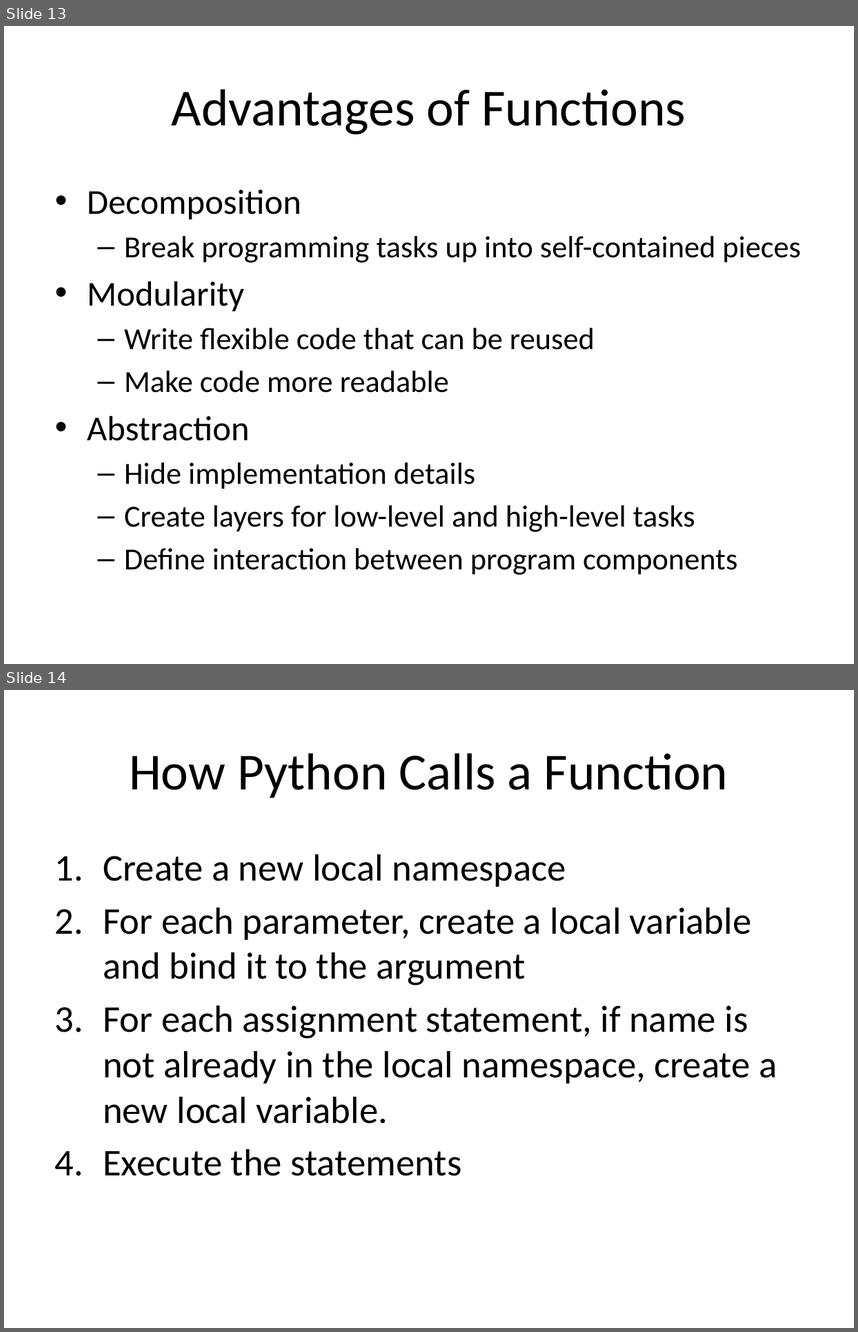
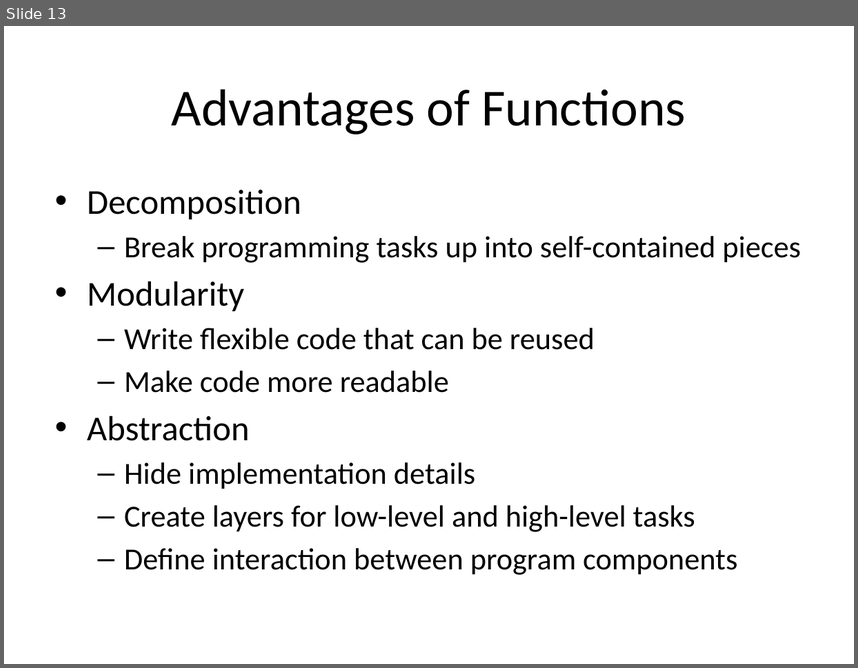
Before and after one commit to zengm71/Course-Overview, a slide deck: lesson_4/Functions.pptx. Shown one above the other, each under a label of ours: slides 13 and 14 before the commit, slide 13 after it. The pictures are 858x1332 and 858x668 pixels, drawn with LibreOffice and Linux fonts; fonts in the diff are those of the drawing. Boxes give left, top, right and bottom in pixels: in the first picture for what was removed or moved away, otherwise in the second. Text is boxed around its words. In the diff, an @@ line names an element or a change of style, - is before the commit and + after.

Commit message:
finished the functions lesson

```diff
--- a/lesson_4/Functions.pptx
+++ b/lesson_4/Functions.pptx
@@ slide 14 removed at [4,690,854,1328], background #FFFFFF @@
@@ title removed at [129,753,728,798] @@
-How Python Calls a Function
@@ text removed at [103,854,777,1176] @@
-1. Create a new local namespace
-2. For each parameter, create a local variable and bind it to the argument
-3. For each assignment statement, if name is not already in the local namespace, create a new local variable.
-4. Execute the statements
```
Also in this commit, not shown: 1 slide changed, 6 slides added, 2 other slides removed, 7 other files.
